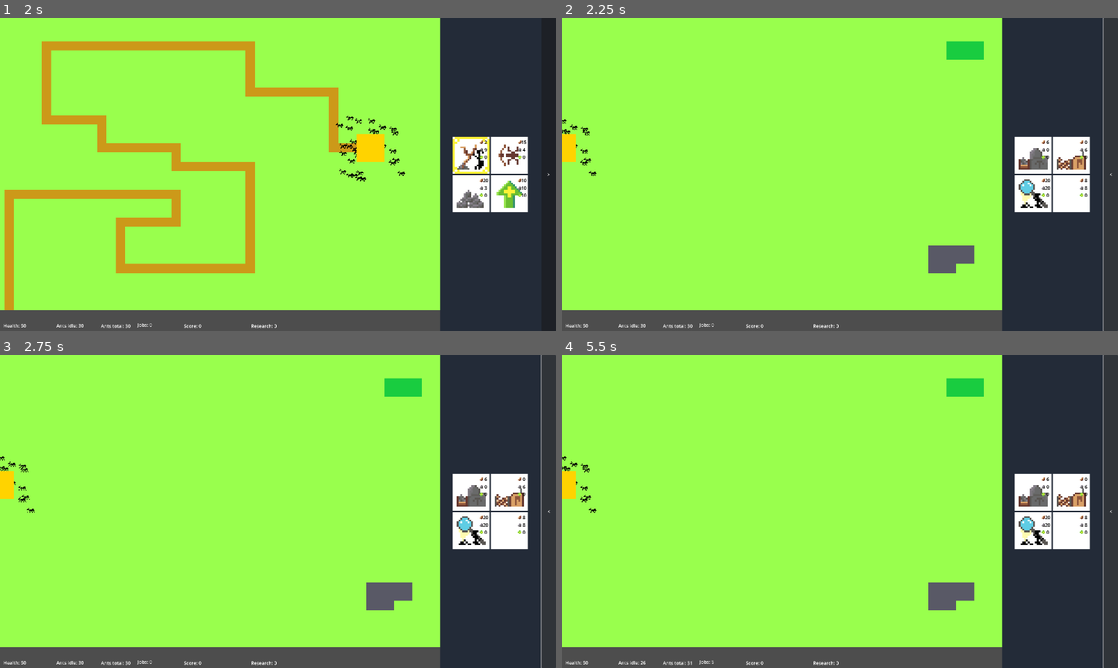
Above: before the commit, frames 1-4 (two rows, left to right).
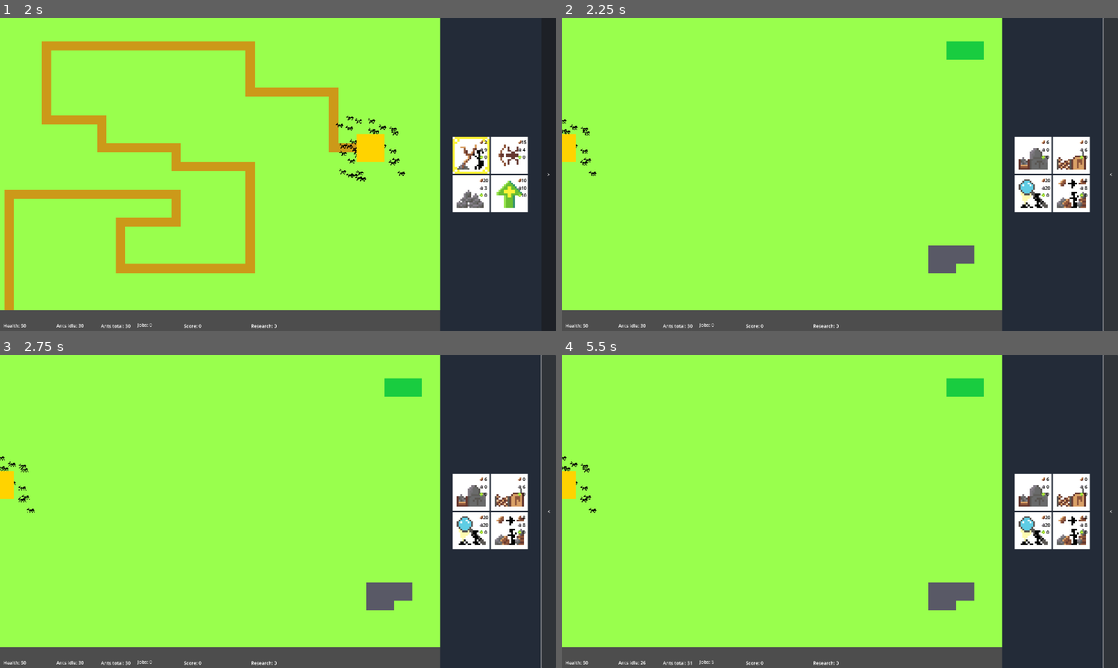
Above: after the commit, the same moments.

Repository: Harrimaga/LD56
Game: Godot game, scene res://Scenes/Main.tscn
Same seed, same stepped clock (60 frames per second), same inputs: the game is played once before the commit and once after it.
Inputs (mouse positions are in pixels of both pictures, inside the frame that each line leads up to):
- Up to frame 1 (2 s): click "Start" at 0.5 s; click (472, 155) at 1.27 s
- Up to frame 2 (2.25 s): click ">" at 2 s
- Up to frame 3 (2.75 s): no input
- Up to frame 4 (5.5 s): click "<" at 2.75 s; click (573, 364) at 3.52 s; click (1034, 492) at 4.27 s; click ">" at 5 s

Frame 1 is identical in both runs. In frame 2, 0.2% of the frame differs, in the area x 89-95%, y 51-61%; in frame 3, 0.2%; in frame 4, 0.2%.

Commit message:
Ammo building texture

Diff:
--- a/Scenes/Locations/AmmoBuilding.tscn
+++ b/Scenes/Locations/AmmoBuilding.tscn
@@ -1,7 +1,7 @@
 [gd_scene load_steps=4 format=3 uid="uid://cbefj1elrkori"]
 
 [ext_resource type="Script" path="res://Scenes/Locations/ammo_building.gd" id="1_m1jrj"]
-[ext_resource type="Texture2D" uid="uid://fhdxapdf81dj" path="res://Assets/Textures/Pixel.png" id="2_qcbtj"]
+[ext_resource type="Texture2D" uid="uid://cyl4fxl03y80h" path="res://Assets/Textures/ButtonTextures/Armoury.png" id="2_lxvom"]
 [ext_resource type="PackedScene" uid="uid://c4j72mq6twip3" path="res://Scenes/Locations/HoverBox.tscn" id="3_jehgj"]
 
 [node name="AmmoBuilding" type="Node2D"]
@@ -9,14 +9,6 @@
 script = ExtResource("1_m1jrj")
 
 [node name="Sprite2D" type="Sprite2D" parent="."]
-texture = ExtResource("2_qcbtj")
-
-[node name="Label" type="Label" parent="."]
-offset_left = -5.0
-offset_top = -12.0
-offset_right = 35.0
-offset_bottom = 11.0
-theme_override_colors/font_color = Color(0, 0, 0, 1)
-text = "A"
+texture = ExtResource("2_lxvom")
 
 [node name="HoverBox" parent="." instance=ExtResource("3_jehgj")]
--- a/Scenes/Main.tscn
+++ b/Scenes/Main.tscn
@@ -14,6 +14,7 @@
 [ext_resource type="Texture2D" uid="uid://bl8ylpfgvao15" path="res://Assets/Textures/Wood.png" id="7_lw3sa"]
 [ext_resource type="Texture2D" uid="uid://2bl4cl87u25n" path="res://Assets/Textures/Uni.png" id="8_pily0"]
 [ext_resource type="Texture2D" uid="uid://djfv5glldweve" path="res://Assets/Textures/Carryables/Wood.png" id="12_0diyd"]
+[ext_resource type="Texture2D" uid="uid://cyl4fxl03y80h" path="res://Assets/Textures/ButtonTextures/Armoury.png" id="12_j2b7b"]
 [ext_resource type="Texture2D" uid="uid://byweu6g8382cr" path="res://Assets/Textures/Carryables/Stone.png" id="13_kf0f7"]
 [ext_resource type="Texture2D" uid="uid://bmxde2wgxaxvw" path="res://Assets/Textures/Carryables/WoodAmmo.png" id="14_pxdgh"]
 [ext_resource type="Texture2D" uid="uid://chn5nscvqgbrd" path="res://Assets/Textures/projectile.png" id="15_cyte2"]
@@ -152,6 +153,7 @@
 layout_mode = 2
 
 [node name="BuildingButton" parent="CanvasLayer/HBoxContainer/Panel/HBoxContainer/BuildingButtons/BuildingButton4" index="0"]
+texture_normal = ExtResource("12_j2b7b")
 building_type = 4
 
 [node name="Button" type="Button" parent="CanvasLayer/HBoxContainer/Panel/HBoxContainer"]
Binary file added: Assets/Textures/ButtonTextures/Armoury.png
Not shown, added: Assets/Textures/ButtonTextures/Armoury.png.import
Not shown: 1 places in Scenes/Main.tscn that only renumber resources
